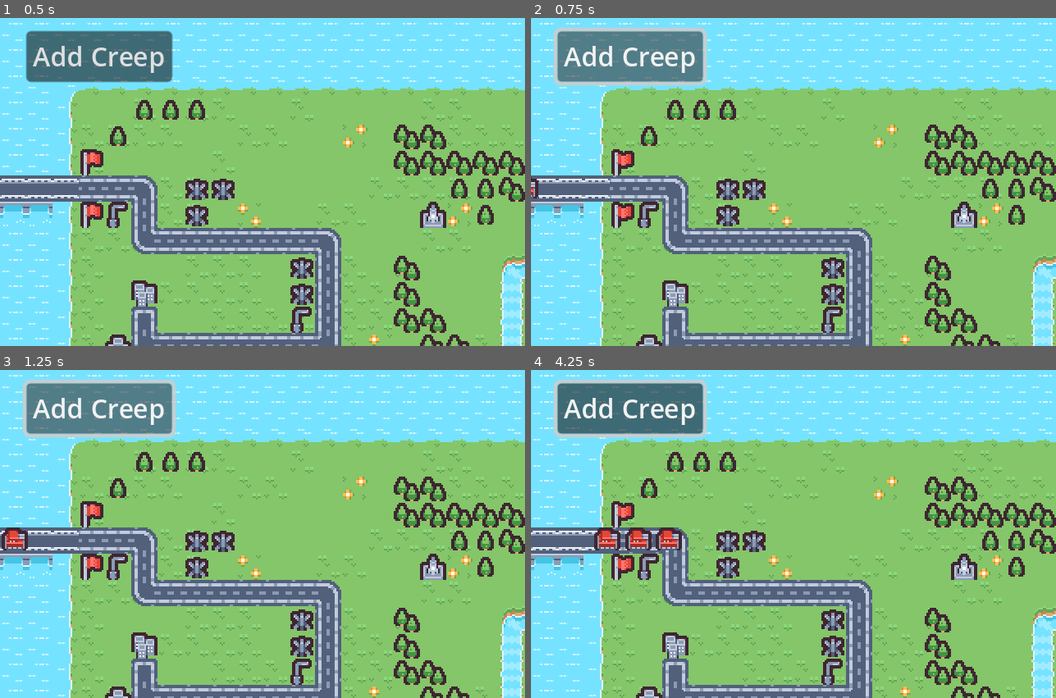
Above: before the commit, frames 1-4 (two rows, left to right).
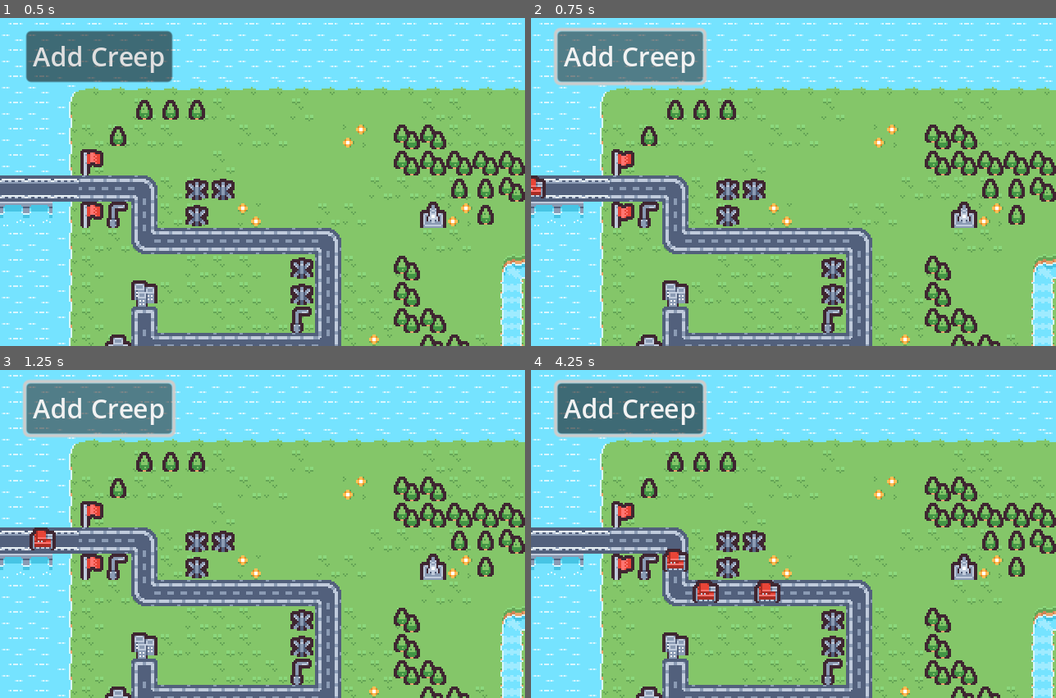
Above: after the commit, the same moments.

Repository: pinkkis/godot-td
Game: Godot game, scene res://scenes/world.tscn
Same seed, same stepped clock (60 frames per second), same inputs: the game is played once before the commit and once after it.
Inputs (mouse positions are in pixels of both pictures, inside the frame that each line leads up to):
- Up to frame 1 (0.5 s): no input
- Up to frame 2 (0.75 s): click "Add Creep" at 0.5 s
- Up to frame 3 (1.25 s): no input
- Up to frame 4 (4.25 s): click "Add Creep" at 1.25 s; click "Add Creep" at 2 s; move the mouse to (909, 517) at 2.77 s; click (909, 517) at 2.92 s; drag from (688, 550) to (767, 599) at 3.52 s

Frame 1 is identical in both runs. In frame 2, 0.2% of the frame differs, in the area x 0-3%, y 48-55%; in frame 3, 0.6%; in frame 4, 1.8%, in the area x 12-48%, y 48-71%.

Commit message:
make follow component create signal on parent

Diff:
--- a/scenes/creep.tscn
+++ b/scenes/creep.tscn
@@ -15,4 +15,4 @@
 [node name="PathFollowComponent" type="Node" parent="." node_paths=PackedStringArray("actor")]
 script = ExtResource("3_uq66i")
 actor = NodePath("..")
-velocity = 25.0
+velocity = 50.0
--- a/scripts/Components/PathFollow.gd
+++ b/scripts/Components/PathFollow.gd
@@ -4,10 +4,9 @@
 @export var actor: Node2D
 @export var velocity := 5.0
 
-signal path_finish
-
 var follower: PathFollow2D
 var path: Path2D
+var path_finish: Signal
 
 
 func _notification(what):
@@ -15,6 +14,8 @@
 		follower.queue_free()
 
 func _ready():
+	get_parent().add_user_signal("path_finish")
+	path_finish = Signal(get_parent(), "path_finish")
 	path = get_parent().world.find_child("CreepPath", true)
 	follower = PathFollow2D.new()
 	follower.rotates = false
--- a/scripts/world.gd
+++ b/scripts/world.gd
@@ -16,8 +16,8 @@
 func _on_add_creep_pressed():
 	var creep: Creep = CreepScene.instantiate()
 	creep.world = world
-	creep.get_node("PathFollowComponent").path_finish.connect(_on_creep_path_finished.bind(creep))
 	creeps.add_child(creep)
+	creep.connect("path_finish", _on_creep_path_finished.bind(creep))
 
 func _on_creep_path_finished(creep):
 	creep.queue_free()
